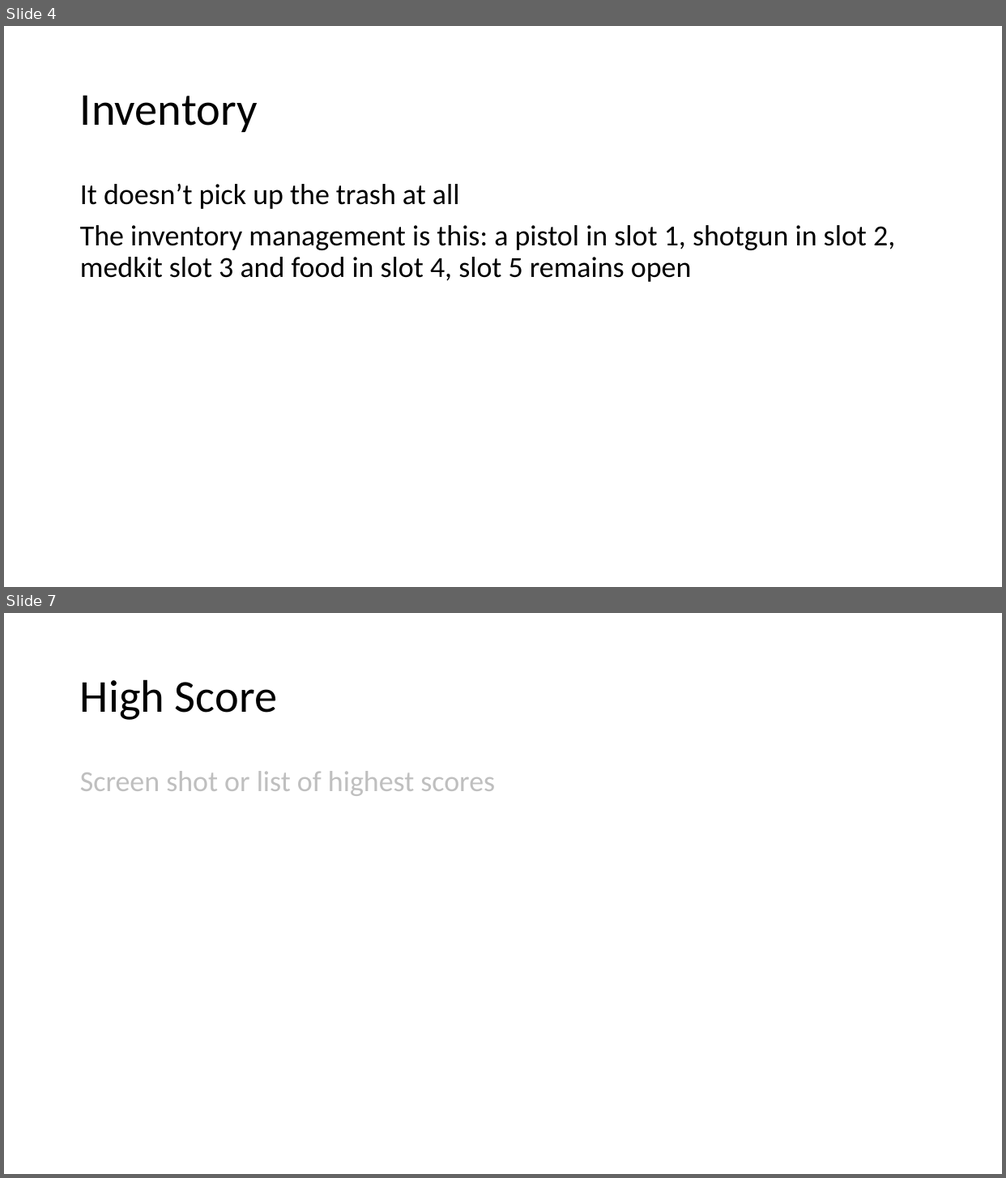
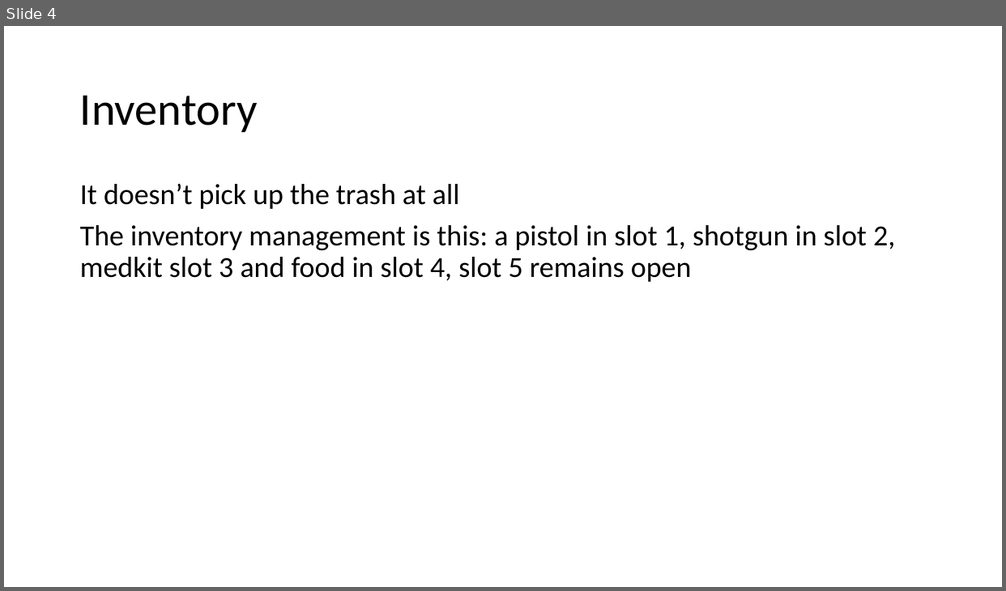
Before and after one commit to DAE-GD-2025-2026/gameai-zombie-deliewout, a slide deck: GPP_ZombieAI_DelieWout_2DAE19.pptx. Shown one above the other, each under a label of ours: slides 4 and 7 before the commit, slide 4 after it; the slides between them are not shown. The pictures are 1006x1178 and 1006x591 pixels, drawn with LibreOffice and Linux fonts; fonts in the diff are those of the drawing. Boxes give left, top, right and bottom in pixels: in the first picture for what was removed or moved away, otherwise in the second. Text is boxed around its words. In the diff, an @@ line names an element or a change of style, - is before the commit and + after.

```diff
--- a/GPP_ZombieAI_DelieWout_2DAE19.pptx
+++ b/GPP_ZombieAI_DelieWout_2DAE19.pptx
@@ slide 7 removed at (x1=4, y1=613, x2=1002, y2=1174), background #FFFFFF @@
@@ title removed at (x1=80, y1=679, x2=277, y2=720) @@
-High Score
@@ text removed at (x1=80, y1=771, x2=495, y2=796) @@
-Screen shot or list of highest scores
```
Also in this commit, not shown: 3 slides changed.
